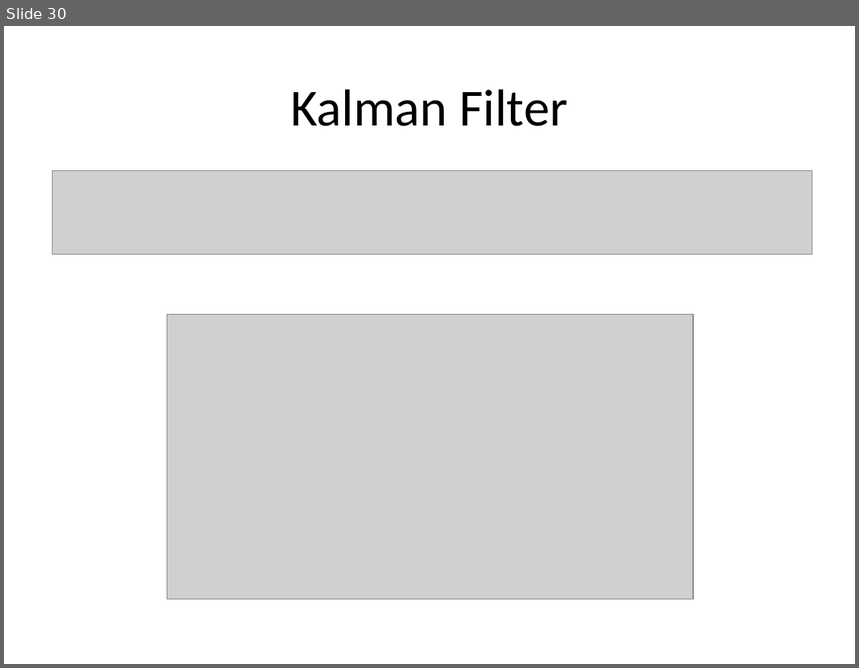
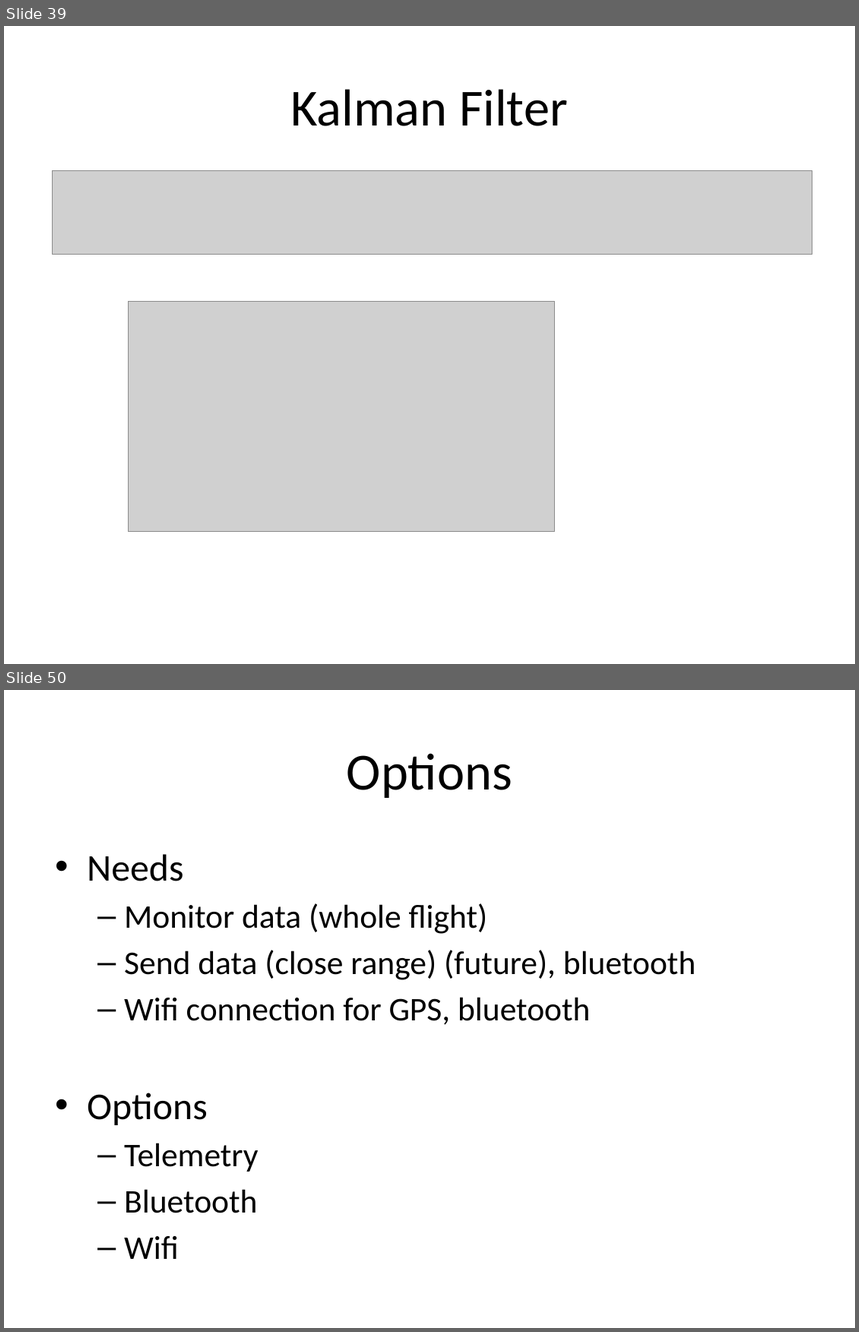
Before and after one commit to malex2/Cpp-Aircraft-Simulation, a slide deck: Simulation Outline.pptx. Shown one above the other, each under a label of ours: slide 30 before the commit, slides 39 and 50 after it; the slides between them are not shown. The pictures are 859x668 and 859x1332 pixels, drawn with LibreOffice and Linux fonts; fonts in the diff are those of the drawing; grey boxes stand for pictures. Boxes give left, top, right and bottom in pixels: in the first picture for what was removed or moved away, otherwise in the second. Text is boxed around its words. In the diff, an @@ line names an element or a change of style, - is before the commit and + after.

```diff
--- a/Simulation Outline.pptx
+++ b/Simulation Outline.pptx
@@ slide 50 added at (x1=4, y1=690, x2=855, y2=1328), background #FFFFFF @@
@@ title added at (x1=347, y1=753, x2=512, y2=798), 44 pt, text #000000 @@
+Options
@@ text added at (x1=87, y1=854, x2=696, y2=1259), 28 pt, text #000000 @@
+• Needs
+  – Monitor data (whole flight)
+  – Send data (close range) (future), bluetooth
+  – Wifi connection for GPS, bluetooth
+• Options
+  – Telemetry
+  – Bluetooth
+  – Wifi
@@ what was slide 30 is now slide 39 @@
@@ slide 39 changed as well @@
@@ picture resized from (x1=167, y1=315, x2=693, y2=600) to (x1=129, y1=302, x2=555, y2=532) @@
```
Also in this commit, not shown: 7 other slides changed, 21 other slides added, 1 slide removed, 34 other files.
